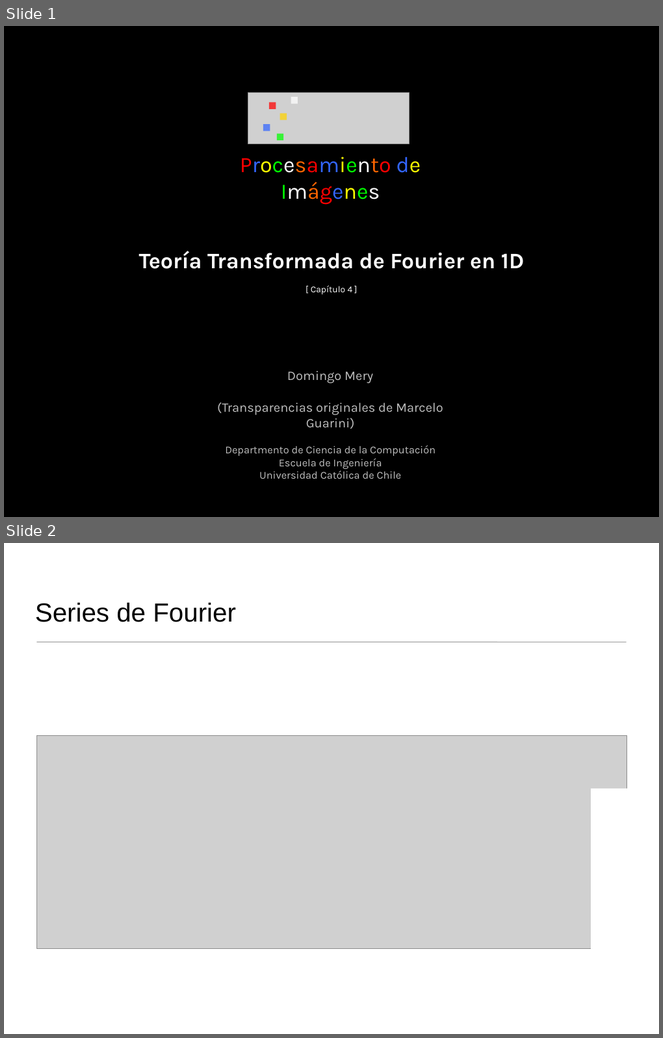
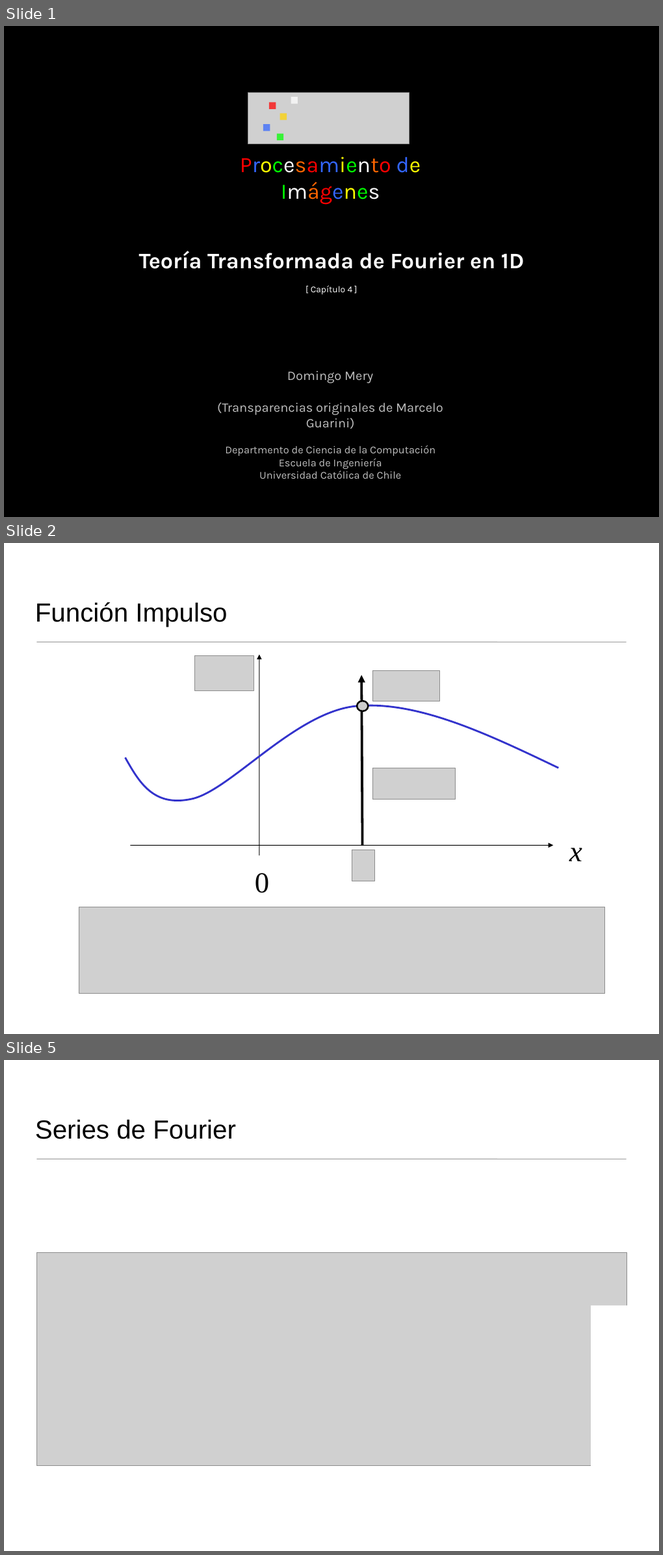
Before and after one commit to domingomery/imagenes, a slide deck: clases/Cap04_Sistemas_Lineales/presentations/IMG04_Fourier1D_Teoria.pptx. Shown one above the other, each under a label of ours: slides 1 and 2 before the commit, slides 1, 2 and 5 after it; the slides between them are not shown. The pictures are 663x1038 and 663x1555 pixels, drawn with LibreOffice and Linux fonts; fonts in the diff are those of the drawing; grey boxes stand for pictures. Boxes give left, top, right and bottom in pixels: in the first picture for what was removed or moved away, otherwise in the second. Text is boxed around its words. In the diff, an @@ line names an element or a change of style, - is before the commit and + after.

```diff
--- a/clases/Cap04_Sistemas_Lineales/presentations/IMG04_Fourier1D_Teoria.pptx
+++ b/clases/Cap04_Sistemas_Lineales/presentations/IMG04_Fourier1D_Teoria.pptx
@@ slide 2 added at (x1=4, y1=543, x2=659, y2=1034), background #FFFFFF @@
@@ title added at (x1=35, y1=602, x2=227, y2=627), 32 pt, text #000000 @@
+Función Impulso
@@ line added from (37, 642) to (627, 642), #9A9A9A 0.75 pt @@
@@ picture added at (x1=195, y1=655, x2=254, y2=691) @@
@@ arrow added from (259, 856) to (259, 654), #000000 0.75 pt @@
@@ arrow added from (363, 845) to (362, 675), #000000 3 pt @@
@@ picture added at (x1=373, y1=671, x2=440, y2=701) @@
@@ freeform shape added at (x1=126, y1=701, x2=559, y2=808), outline #3333CC 2.25 pt @@
@@ ellipse added at (x1=357, y1=701, x2=369, y2=711), fill #CCCCCC, outline #000000 2 pt @@
@@ picture added at (x1=373, y1=769, x2=456, y2=800) @@
@@ arrow added from (130, 845) to (554, 845), #000000 0.75 pt @@
@@ picture added at (x1=352, y1=850, x2=375, y2=882) @@
@@ text added at (x1=570, y1=848, x2=582, y2=861), 35.6 pt, text #000000, italic @@
+x
@@ text added at (x1=255, y1=873, x2=269, y2=893), 35.6 pt, text #000000 @@
+0
@@ picture added at (x1=79, y1=908, x2=605, y2=994) @@
@@ what was slide 2 is now slide 5 @@
```
Also in this commit, not shown: 10 slides changed, 3 other slides added, 1 other file.
